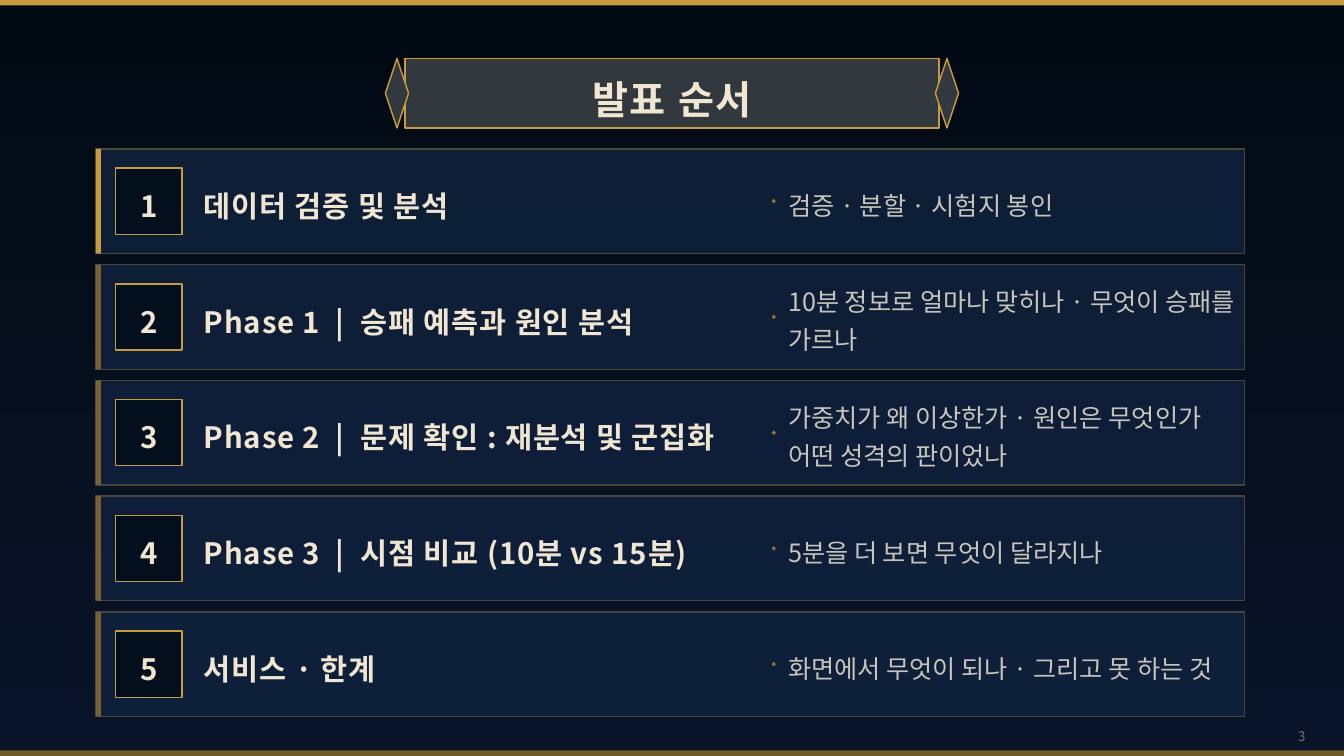
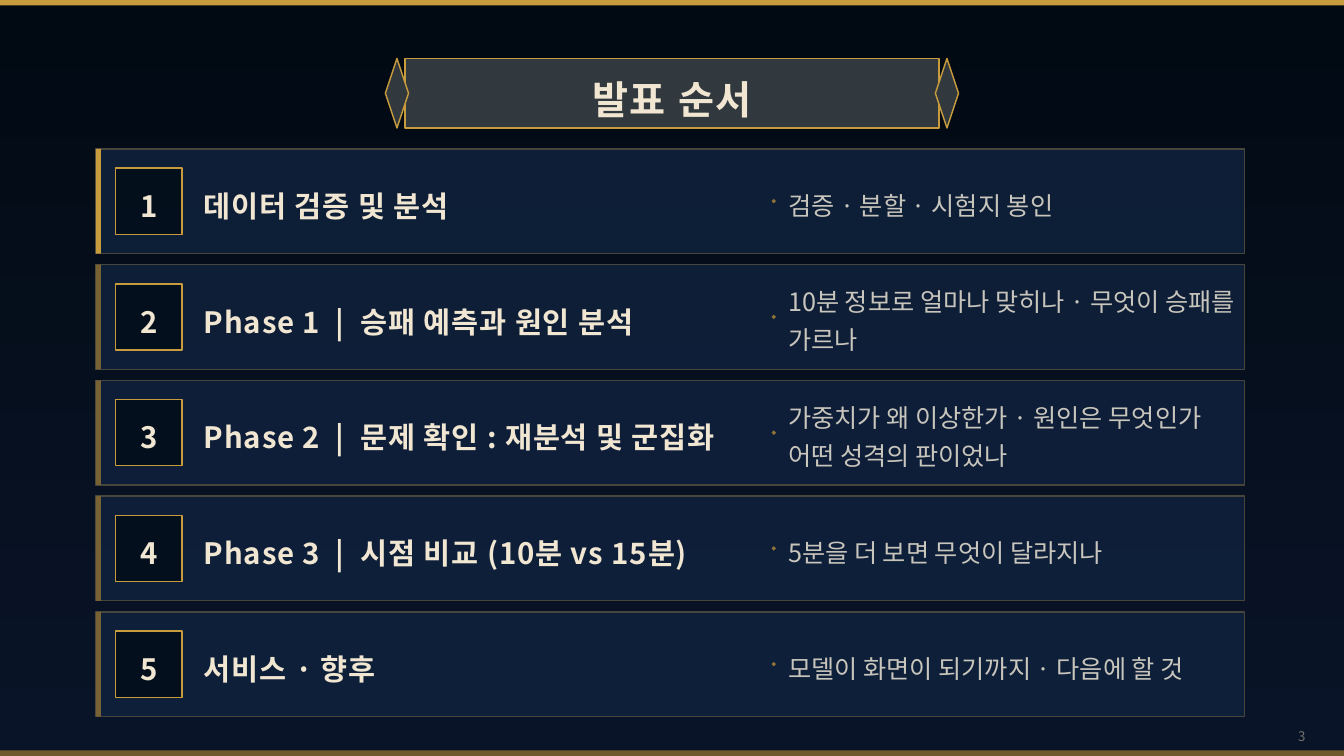
Before and after one commit to wpalswpa/project2608, a slide deck: slide 3 of 4조(십분컷)_미니2프로젝트_LoL 인게임 시점별 경기 데이터 기반 승패 예측 및 핵심 승리요인 분석_발표자료.pptx. Drawn at 1344x756 pixels with LibreOffice and Linux fonts; fonts in the diff are those of the drawing; background and template pictures are left out; a plain dark background stands for a picture behind light text. Boxes give left, top, right and bottom in pixels: in the first picture for what was removed or moved away, otherwise in the second. Text is boxed around its words. In the diff, an @@ line names an element or a change of style, - is before the commit and + after.

```diff
--- a/4조(십분컷)_미니2프로젝트_LoL 인게임 시점별 경기 데이터 기반 승패 예측 및 핵심 승리요인 분석_발표자료.pptx
+++ b/4조(십분컷)_미니2프로젝트_LoL 인게임 시점별 경기 데이터 기반 승패 예측 및 핵심 승리요인 분석_발표자료.pptx
@@ text at [204,655,376,683]: text changed @@
-서비스 · 한계
+서비스 · 향후
@@ text at [788,657,1184,680]: text changed @@
-화면에서 무엇이 되나 · 그리고 못 하는 것
+모델이 화면이 되기까지 · 다음에 할 것
```
Also in this commit, not shown: 11 other slides changed, 8 slides removed, 1 other file.
